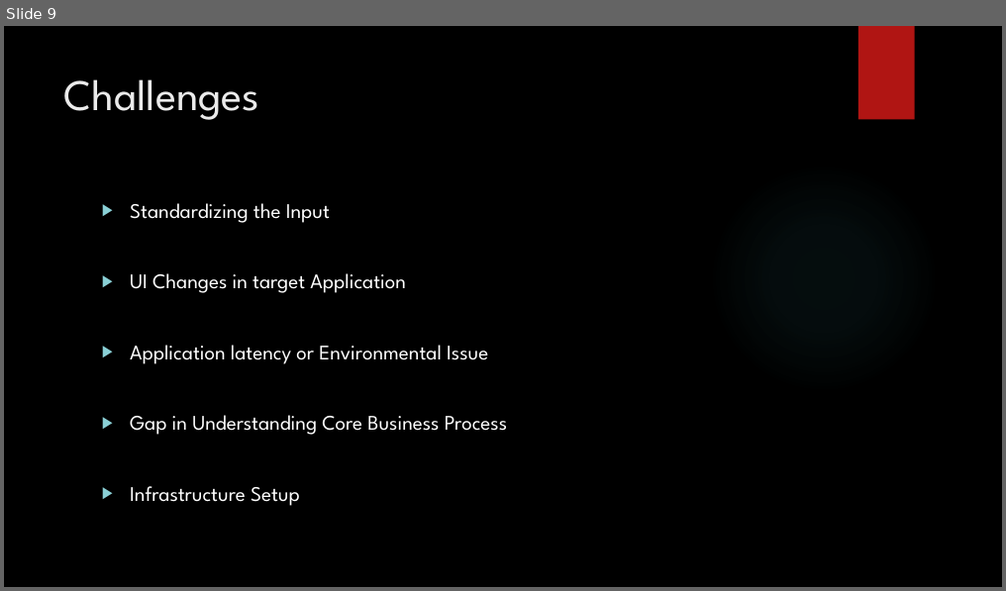
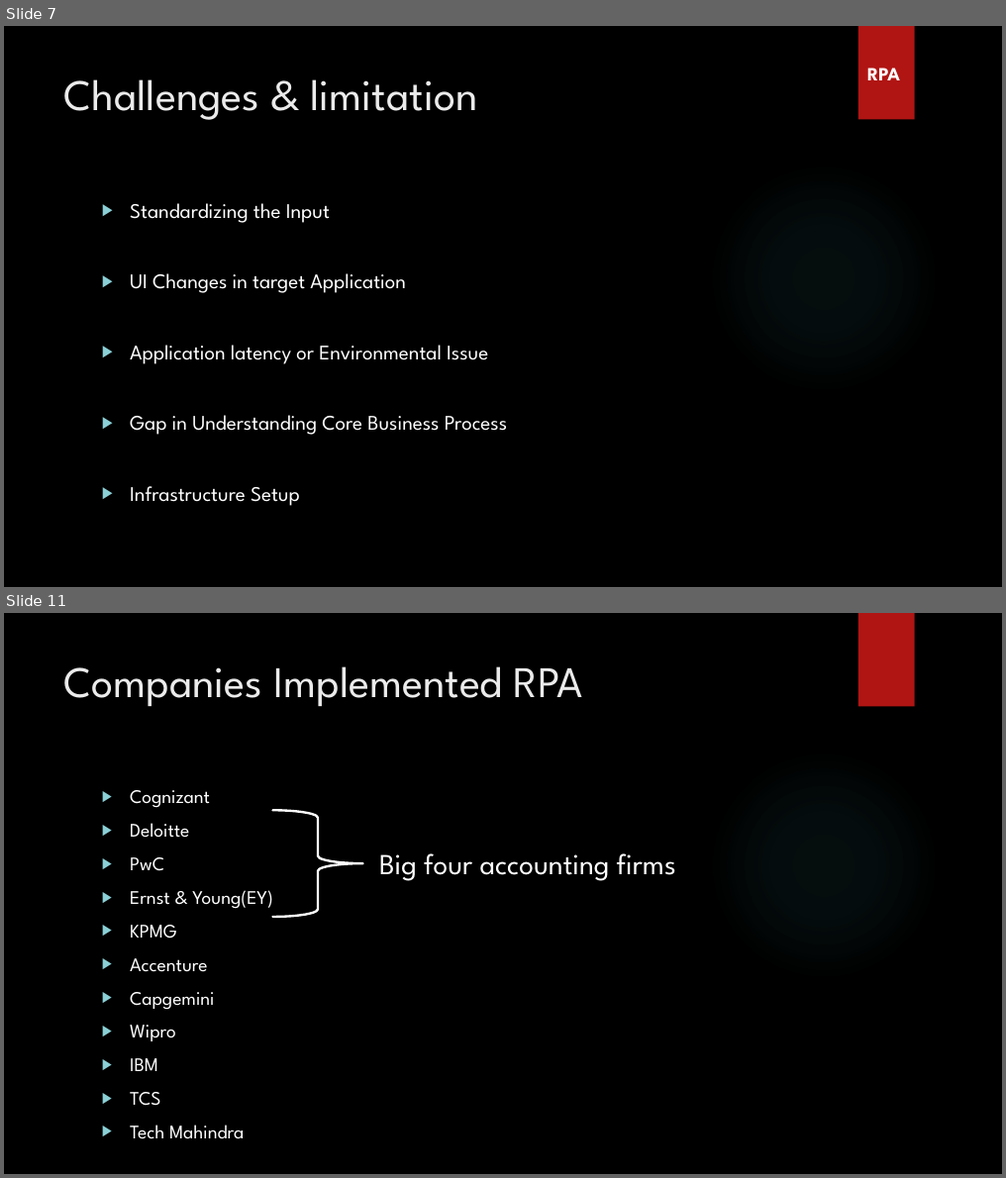
Before and after one commit to arunpandianm/RPA_Webinar, a slide deck: Robotic Process Automation.pptx. Shown one above the other, each under a label of ours: slide 9 before the commit, slides 7 and 11 after it; the slides between them are not shown. The pictures are 1006x591 and 1006x1178 pixels, drawn with LibreOffice and Linux fonts; fonts in the diff are those of the drawing; background and template pictures are left out. Boxes give left, top, right and bottom in pixels: in the first picture for what was removed or moved away, otherwise in the second. Text is boxed around its words. In the diff, an @@ line names an element or a change of style, - is before the commit and + after.

```diff
--- a/Robotic Process Automation.pptx
+++ b/Robotic Process Automation.pptx
@@ slide 11 added at <box>4,613,1002,1174</box>, background picture (left out); not listed: 2 template elements that a slide beside it also shows @@
@@ title added at <box>64,666,583,706</box>, 42 pt, text #EBEBEB @@
+Companies Implemented RPA
@@ text added at <box>130,790,273,1140</box>, 18.5 pt, text #FFFFFF @@
+▶ Cognizant
+▶ Deloitte
+▶ PwC
+▶ Ernst & Young(EY)
+▶ KPMG
+▶ Accenture
+▶ Capgemini
+▶ Wipro
+▶ IBM
+▶ TCS
+▶ Tech Mahindra
@@ right brace added at <box>272,811,362,917</box>, outline #FFFFFF 2.25 pt @@
@@ text added at <box>379,854,676,881</box>, 28 pt, text #FFFFFF @@
+Big four accounting firms
@@ what was slide 9 is now slide 7 @@
@@ slide 7 changed as well @@
@@ title at <box>64,79,478,120</box>: text changed @@
-Challenges
+Challenges & limitation
@@ text added at <box>867,68,900,80</box>, 18 pt, text #FFFFFF, bold @@
+RPA
```
Also in this commit, not shown: 6 other slides changed, 5 other slides added, 4 slides removed.
